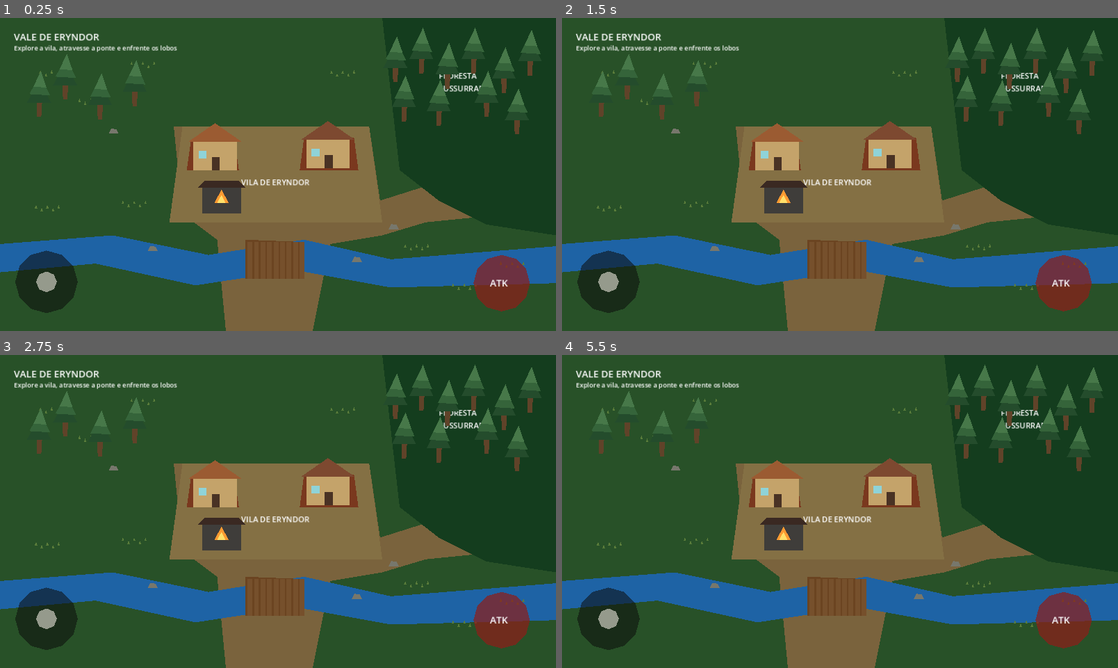
Above: before the commit, frames 1-4 (two rows, left to right).
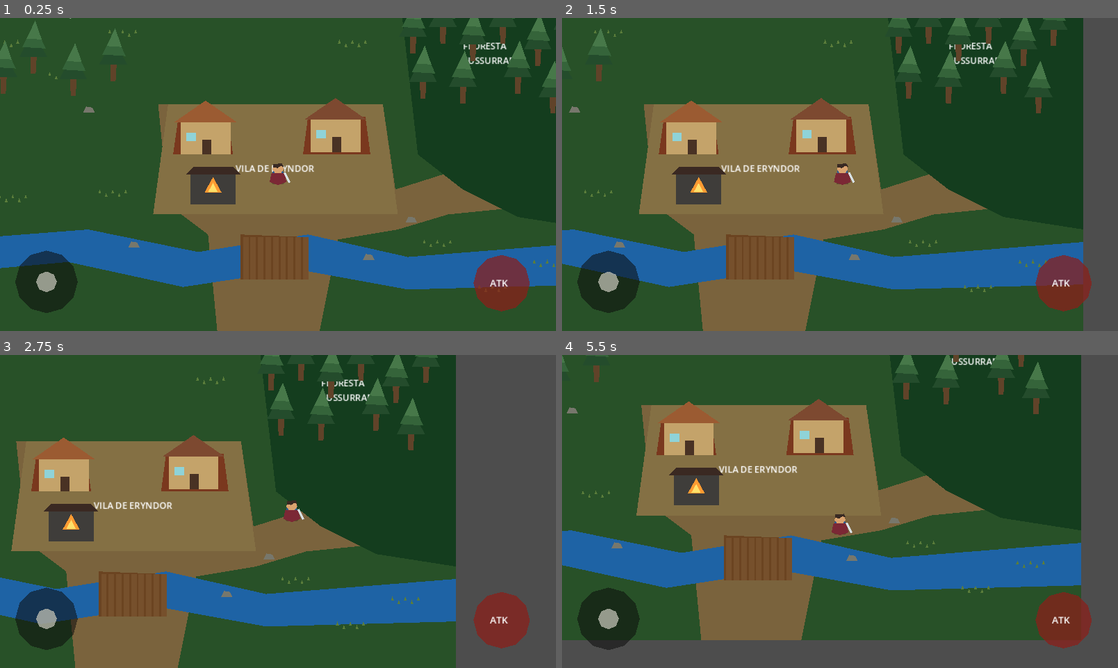
Above: after the commit, the same moments.

Repository: Surgaj/Aervalon
Game: Godot game, scene res://scenes/world/eryndor.tscn
Two runs of this game, one before a commit and one after it. Both use one fixed random seed, a clock stepped at 60 frames per second and the inputs below.
Inputs (mouse positions are in pixels of both pictures, inside the frame that each line leads up to):
- Up to frame 1 (0.25 s): no input
- Up to frame 2 (1.5 s): tap Enter at 0.5 s; move the mouse to (962, 158) at 0.52 s; hold D (move_right) 0.53-1.25 s; tap Space (attack) at 0.6 s; click (962, 158) at 0.67 s; drag from (728, 190) to (812, 237) at 1.27 s
- Up to frame 3 (2.75 s): move the mouse to (333, 442) at 2.02 s; hold D (move_right) from 2.03 s (still down); tap Space (attack) at 2.1 s
- Up to frame 4 (5.5 s): release D (move_right) at 2.75 s; drag from (812, 574) to (673, 464) at 2.77 s; move the mouse to (1006, 558) at 3.52 s; hold A (move_left) 3.53-4.25 s; tap Space (attack) at 3.6, 5.1 s; drag from (673, 464) to (756, 433) at 4.27 s; move the mouse to (867, 511) at 5.02 s; hold S (move_down) from 5.03 s (still down); click (867, 511) at 5.17 s

The runs differ from the first frame. In frame 1, 17% of the frame differs, in the area x 0-100%, y 0-100%; in frame 2, 36%; in frame 3, 54%; in frame 4, 56%.

Commit message:
fix: valid Godot scene color syntax

Diff:
--- a/scenes/actors/player.tscn
+++ b/scenes/actors/player.tscn
@@ -16,19 +16,19 @@
 color = Color(0,0,0,0.28)
 [node name="Body" type="Polygon2D" parent="."]
 polygon = PackedVector2Array(-10,-9,10,-9,13,14,0,19,-13,14)
-color = Color("#315b91")
+color = Color(0.192,0.357,0.569,1)
 [node name="Cloak" type="Polygon2D" parent="."]
 polygon = PackedVector2Array(-13,-3,13,-3,17,15,0,21,-17,15)
-color = Color("#7c2835")
+color = Color(0.486,0.157,0.208,1)
 [node name="Head" type="Polygon2D" parent="."]
 polygon = PackedVector2Array(-8,-20,8,-20,11,-10,6,-3,-6,-3,-11,-10)
-color = Color("#d9a36f")
+color = Color(0.851,0.639,0.435,1)
 [node name="Hair" type="Polygon2D" parent="."]
 polygon = PackedVector2Array(-10,-21,8,-22,12,-15,5,-17,-1,-13,-10,-14)
-color = Color("#392a24")
+color = Color(0.224,0.165,0.141,1)
 [node name="Sword" type="Polygon2D" parent="."]
 polygon = PackedVector2Array(11,-3,15,-5,25,15,21,17)
-color = Color("#d8e1e4")
+color = Color(0.847,0.882,0.894,1)
 [node name="CollisionShape2D" type="CollisionShape2D" parent="."]
 shape = SubResource("Capsule")
 [node name="AttackArea" type="Area2D" parent="."]
